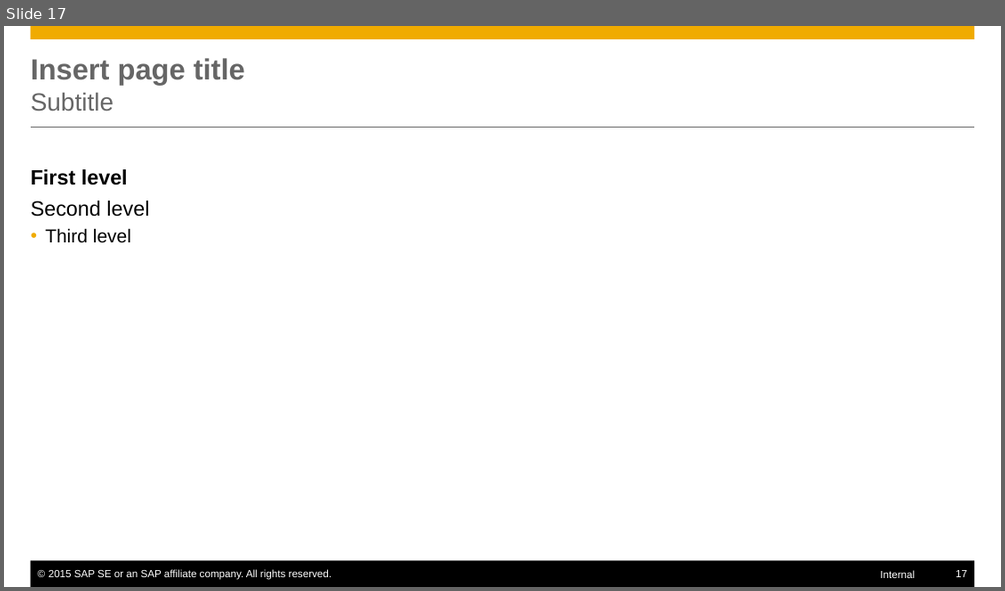
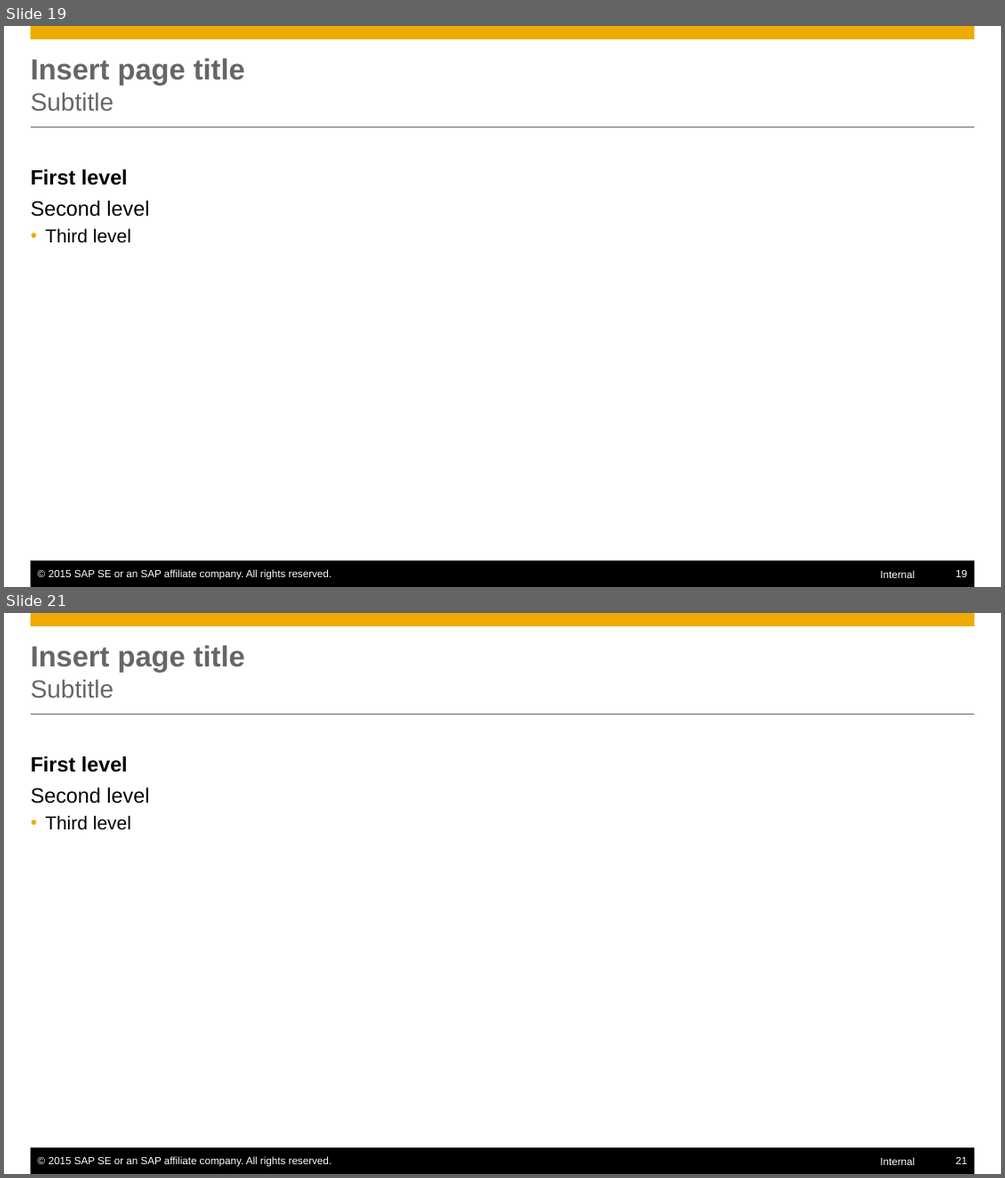
Before and after one commit to Hingo/ansible_meteor, a slide deck: presentation/slides.pptx. Shown one above the other, each under a label of ours: slide 17 before the commit, slides 19 and 21 after it; the slides between them are not shown. The pictures are 1005x591 and 1005x1178 pixels, drawn with LibreOffice and Linux fonts; fonts in the diff are those of the drawing. Boxes give left, top, right and bottom in pixels: in the first picture for what was removed or moved away, otherwise in the second. Text is boxed around its words. In the diff, an @@ line names an element or a change of style, - is before the commit and + after.

```diff
--- a/presentation/slides.pptx
+++ b/presentation/slides.pptx
@@ slide 19 added at box(4, 26, 1001, 587), background #FFFFFF; not listed: 6 template elements that a slide beside it also shows @@
@@ title added at box(31, 58, 245, 111), 28 pt, text #666666, bold @@
+Insert page title
+Subtitle
@@ text added at box(31, 169, 149, 243), 20 pt, text #000000 @@
+First level
+  Second level
+    • Third level
@@ what was slide 17 is now slide 21 @@
@@ page number at box(955, 1157, 967, 1164): text changed @@
-17
+21
```
Also in this commit, not shown: 3 slides changed, 4 other slides added, 1 slide removed.
